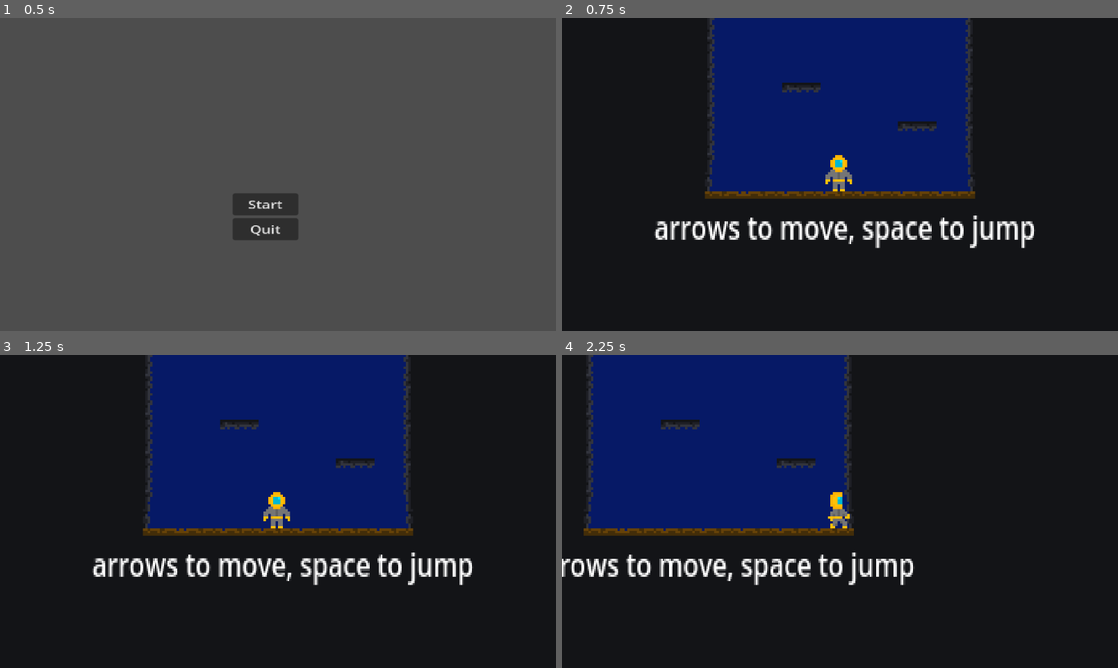
Above: before the commit, frames 1-4 (two rows, left to right).
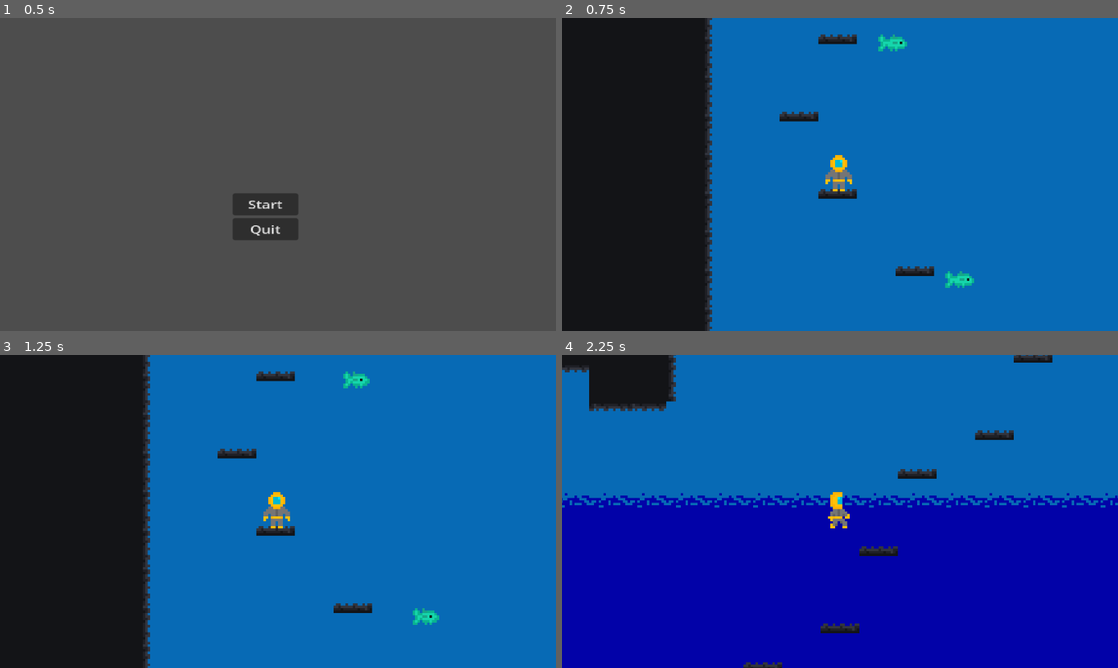
Above: after the commit, the same moments.

Repository: Tkquinn/Rock-Bottom
Game: Godot game, scene res://scenes/main_menu.tscn
The game is run twice, just before and just after one commit, with the same random seed, the same clock (stepped at 60 frames per second) and the same inputs.
Inputs:
- Up to frame 1 (0.5 s): no input
- Up to frame 2 (0.75 s): click "Start" at 0.5 s
- Up to frame 3 (1.25 s): no input
- Up to frame 4 (2.25 s): hold D (move_right) from 1.28 s (still down); tap Space (jump) at 1.52 s

Frame 1 is identical in both runs. In frame 2, 73% of the frame differs, in the area x 16-100%, y 0-100%; in frame 3, 73%; in frame 4, 99%, in the area x 0-100%, y 0-100%.

Commit message:
Finished game
WE DID ITTTT

Diff:
--- /dev/null
+++ b/scenes/fish_platform.tscn
@@ -0,0 +1,22 @@
+[gd_scene load_steps=2 format=3 uid="uid://buvvlc01a6gds"]
+
+[sub_resource type="Curve2D" id="Curve2D_8grsi"]
+_data = {
+"points": PackedVector2Array(0, 0, 0, 0, 100, 0, 100, 0, 0, 0, 0, 0)
+}
+point_count = 2
+
+[node name="Path2D" type="Path2D"]
+curve = SubResource("Curve2D_8grsi")
+
+[node name="PathFollow2D" type="PathFollow2D" parent="."]
+position = Vector2(100, 0)
+rotation = 3.14159
+rotates = false
+
+[node name="RemoteTransform2D" type="RemoteTransform2D" parent="PathFollow2D"]
+remote_path = NodePath("../../AnimatableBody2D")
+
+[node name="AnimatableBody2D" type="AnimatableBody2D" parent="."]
+position = Vector2(100, 0)
+rotation = 3.14159
--- a/scenes/game.tscn
+++ b/scenes/game.tscn
@@ -7,6 +7,11 @@
 [ext_resource type="Texture2D" uid="uid://c0dj6iegvkk2n" path="res://assets/lvl 3.png" id="4_46u3g"]
 [ext_resource type="Texture2D" uid="uid://dpi8ghngb7s83" path="res://assets/mossy.png" id="4_ko61a"]
 [ext_resource type="Texture2D" uid="uid://brx4gkxfut1o0" path="res://assets/ending.png" id="5_r7n1k"]
+[ext_resource type="Script" path="res://scripts/fish.gd" id="8_l3k8k"]
+[ext_resource type="Texture2D" uid="uid://cv16wvsgbbdxk" path="res://assets/fish.png" id="9_hbr3e"]
+[ext_resource type="Script" path="res://scripts/fish_platform_2.gd" id="10_ivlyg"]
+[ext_resource type="Script" path="res://scripts/fish_platform_3.gd" id="11_awr1a"]
+[ext_resource type="AudioStream" uid="uid://ivjq311yoa2x" path="res://assets/background music.mp3" id="12_und1g"]
 
 [sub_resource type="TileSetAtlasSource" id="TileSetAtlasSource_6wvwq"]
 texture = ExtResource("2_xfatf")
@@ -93,10 +98,138 @@
 physics_layer_0/collision_layer = 1
 sources/0 = SubResource("TileSetAtlasSource_xncu5")
 
+[sub_resource type="AtlasTexture" id="AtlasTexture_8kpt4"]
+atlas = ExtResource("9_hbr3e")
+region = Rect2(0, 0, 16, 16)
+
+[sub_resource type="AtlasTexture" id="AtlasTexture_ubsfh"]
+atlas = ExtResource("9_hbr3e")
+region = Rect2(16, 0, 16, 16)
+
+[sub_resource type="SpriteFrames" id="SpriteFrames_jdm33"]
+animations = [{
+"frames": [{
+"duration": 1.0,
+"texture": SubResource("AtlasTexture_8kpt4")
+}, {
+"duration": 1.0,
+"texture": SubResource("AtlasTexture_ubsfh")
+}],
+"loop": true,
+"name": &"default",
+"speed": 5.0
+}]
+
+[sub_resource type="Animation" id="Animation_lhr1p"]
+length = 6.0
+loop_mode = 1
+tracks/0/type = "value"
+tracks/0/imported = false
+tracks/0/enabled = true
+tracks/0/path = NodePath(".:position")
+tracks/0/interp = 1
+tracks/0/loop_wrap = true
+tracks/0/keys = {
+"times": PackedFloat32Array(0),
+"transitions": PackedFloat32Array(1),
+"update": 0,
+"values": [Vector2(-56, -1246)]
+}
+tracks/1/type = "value"
+tracks/1/imported = false
+tracks/1/enabled = true
+tracks/1/path = NodePath("AnimatedSprite2D:flip_h")
+tracks/1/interp = 1
+tracks/1/loop_wrap = true
+tracks/1/keys = {
+"times": PackedFloat32Array(0),
+"transitions": PackedFloat32Array(1),
+"update": 1,
+"values": [false]
+}
+
+[sub_resource type="Animation" id="Animation_plteb"]
+resource_name = "flip"
+
+[sub_resource type="Animation" id="Animation_5wamk"]
+resource_name = "move"
+length = 8.0
+loop_mode = 1
+tracks/0/type = "value"
+tracks/0/imported = false
+tracks/0/enabled = true
+tracks/0/path = NodePath(".:position")
+tracks/0/interp = 1
+tracks/0/loop_wrap = true
+tracks/0/keys = {
+"times": PackedFloat32Array(0, 4.03333, 7.93333),
+"transitions": PackedFloat32Array(1, 1, 1),
+"update": 0,
+"values": [Vector2(-56, -1246), Vector2(34, -1246), Vector2(-56, -1246)]
+}
+tracks/1/type = "value"
+tracks/1/imported = false
+tracks/1/enabled = true
+tracks/1/path = NodePath("AnimatedSprite2D:flip_h")
+tracks/1/interp = 1
+tracks/1/loop_wrap = true
+tracks/1/keys = {
+"times": PackedFloat32Array(4.1, 7.93333),
+"transitions": PackedFloat32Array(1, 1),
+"update": 1,
+"values": [false, false]
+}
+
+[sub_resource type="Animation" id="Animation_auhjy"]
+resource_name = "move 2"
+length = 6.0
+loop_mode = 1
+tracks/0/type = "value"
+tracks/0/imported = false
+tracks/0/enabled = true
+tracks/0/path = NodePath(".:position")
+tracks/0/interp = 1
+tracks/0/loop_wrap = true
+tracks/0/keys = {
+"times": PackedFloat32Array(0.0333333, 3, 6),
+"transitions": PackedFloat32Array(1, 1, 1),
+"update": 0,
+"values": [Vector2(-83, -1344), Vector2(-22, -1344), Vector2(-83, -1344)]
+}
+
+[sub_resource type="Animation" id="Animation_bb56v"]
+resource_name = "move 3"
+length = 6.0
+loop_mode = 1
+tracks/0/type = "value"
+tracks/0/imported = false
+tracks/0/enabled = true
+tracks/0/path = NodePath(".:position")
+tracks/0/interp = 1
+tracks/0/loop_wrap = true
+tracks/0/keys = {
+"times": PackedFloat32Array(0.0666667, 3.03333, 6),
+"transitions": PackedFloat32Array(1, 1, 1),
+"update": 0,
+"values": [Vector2(83, -1344), Vector2(9, -1344), Vector2(83, -1344)]
+}
+
+[sub_resource type="AnimationLibrary" id="AnimationLibrary_ptbx3"]
+_data = {
+"RESET": SubResource("Animation_lhr1p"),
+"flip": SubResource("Animation_plteb"),
+"move": SubResource("Animation_5wamk"),
+"move 2": SubResource("Animation_auhjy"),
+"move 3": SubResource("Animation_bb56v")
+}
+
+[sub_resource type="RectangleShape2D" id="RectangleShape2D_np1hg"]
+size = Vector2(13, 6)
+
 [node name="Game" type="Node2D"]
 
 [node name="Player" parent="." instance=ExtResource("1_euc0b")]
-position = Vector2(7, 2)
+position = Vector2(-104, -1295)
 
 [node name="Camera2D" type="Camera2D" parent="Player"]
 position = Vector2(1, 1)
@@ -158,3 +291,61 @@
 size_flags_horizontal = 4
 size_flags_vertical = 8
 text = "YOU WIN! I dont really have anything for you um. Dm me for cute dog pics! :)"
+
+[node name="fish_platform" type="AnimatableBody2D" parent="."]
+position = Vector2(-56, -1246)
+script = ExtResource("8_l3k8k")
+
+[node name="AnimatedSprite2D" type="AnimatedSprite2D" parent="fish_platform"]
+sprite_frames = SubResource("SpriteFrames_jdm33")
+autoplay = "default"
+
+[node name="AnimationPlayer" type="AnimationPlayer" parent="fish_platform"]
+libraries = {
+"": SubResource("AnimationLibrary_ptbx3")
+}
+
+[node name="CollisionShape2D" type="CollisionShape2D" parent="fish_platform"]
+position = Vector2(-0.5, 0)
+shape = SubResource("RectangleShape2D_np1hg")
+
+[node name="fish_platform2" type="AnimatableBody2D" parent="."]
+position = Vector2(-56, -1246)
+script = ExtResource("10_ivlyg")
+
+[node name="AnimatedSprite2D" type="AnimatedSprite2D" parent="fish_platform2"]
+sprite_frames = SubResource("SpriteFrames_jdm33")
+autoplay = "default"
+
+[node name="AnimationPlayer" type="AnimationPlayer" parent="fish_platform2"]
+libraries = {
+"": SubResource("AnimationLibrary_ptbx3")
+}
+autoplay = "move"
+
+[node name="CollisionShape2D" type="CollisionShape2D" parent="fish_platform2"]
+position = Vector2(-0.5, 0)
+shape = SubResource("RectangleShape2D_np1hg")
+
+[node name="fish_platform3" type="AnimatableBody2D" parent="."]
+position = Vector2(-56, -1246)
+script = ExtResource("11_awr1a")
+
+[node name="AnimatedSprite2D" type="AnimatedSprite2D" parent="fish_platform3"]
+sprite_frames = SubResource("SpriteFrames_jdm33")
+autoplay = "default"
+
+[node name="AnimationPlayer" type="AnimationPlayer" parent="fish_platform3"]
+libraries = {
+"": SubResource("AnimationLibrary_ptbx3")
+}
+autoplay = "move"
+
+[node name="CollisionShape2D" type="CollisionShape2D" parent="fish_platform3"]
+position = Vector2(-0.5, 0)
+shape = SubResource("RectangleShape2D_np1hg")
+
+[node name="Music" type="AudioStreamPlayer2D" parent="."]
+stream = ExtResource("12_und1g")
+volume_db = -15.0
+autoplay = true
--- a/scenes/pause_menu.tscn
+++ b/scenes/pause_menu.tscn
@@ -1,6 +1,6 @@
 [gd_scene load_steps=7 format=3 uid="uid://gmlrwib0u5tf"]
 
-[ext_resource type="Script" path="res://scenes/pause_menu.gd" id="1_h86r0"]
+[ext_resource type="Script" path="res://scripts/pause_menu.gd" id="1_h86r0"]
 [ext_resource type="Shader" path="res://scenes/pause_menu.gdshader" id="2_w84aa"]
 
 [sub_resource type="ShaderMaterial" id="ShaderMaterial_xroeg"]
--- /dev/null
+++ b/scripts/fish.gd
@@ -0,0 +1,7 @@
+extends AnimatableBody2D
+
+@onready var animated_sprite: AnimatedSprite2D = $AnimatedSprite2D
+
+# Called when the node enters the scene tree for the first time.
+func _ready() -> void:
+	$AnimationPlayer.play("move")
--- /dev/null
+++ b/scripts/fish_platform_2.gd
@@ -0,0 +1,6 @@
+extends AnimatableBody2D
+
+
+# Called when the node enters the scene tree for the first time.
+func _ready() -> void:
+	$AnimationPlayer.play("move 2")
--- /dev/null
+++ b/scripts/fish_platform_3.gd
@@ -0,0 +1,6 @@
+extends AnimatableBody2D
+
+
+# Called when the node enters the scene tree for the first time.
+func _ready() -> void:
+	$AnimationPlayer.play("move 3")
--- a/scripts/player.gd
+++ b/scripts/player.gd
@@ -10,6 +10,7 @@
 @onready var floor_ray_cast: RayCast2D = $floorRayCast
 @onready var floor_ray_cast_2: RayCast2D = $floorRayCast2
 
+var platVel = Vector2(0,0)
 
 func _physics_process(delta: float) -> void:
 	# Add the gravity.
Not shown, added: assets/background music.mp3.import
Binary file added: assets/fish.png
Not shown, added: assets/fish.png.import
Not shown: 1 places in scenes/game.tscn that only renumber resources
Renamed: scenes/pause_menu.gd -> scripts/pause_menu.gd
Not shown, added: assets/background music.mp3
